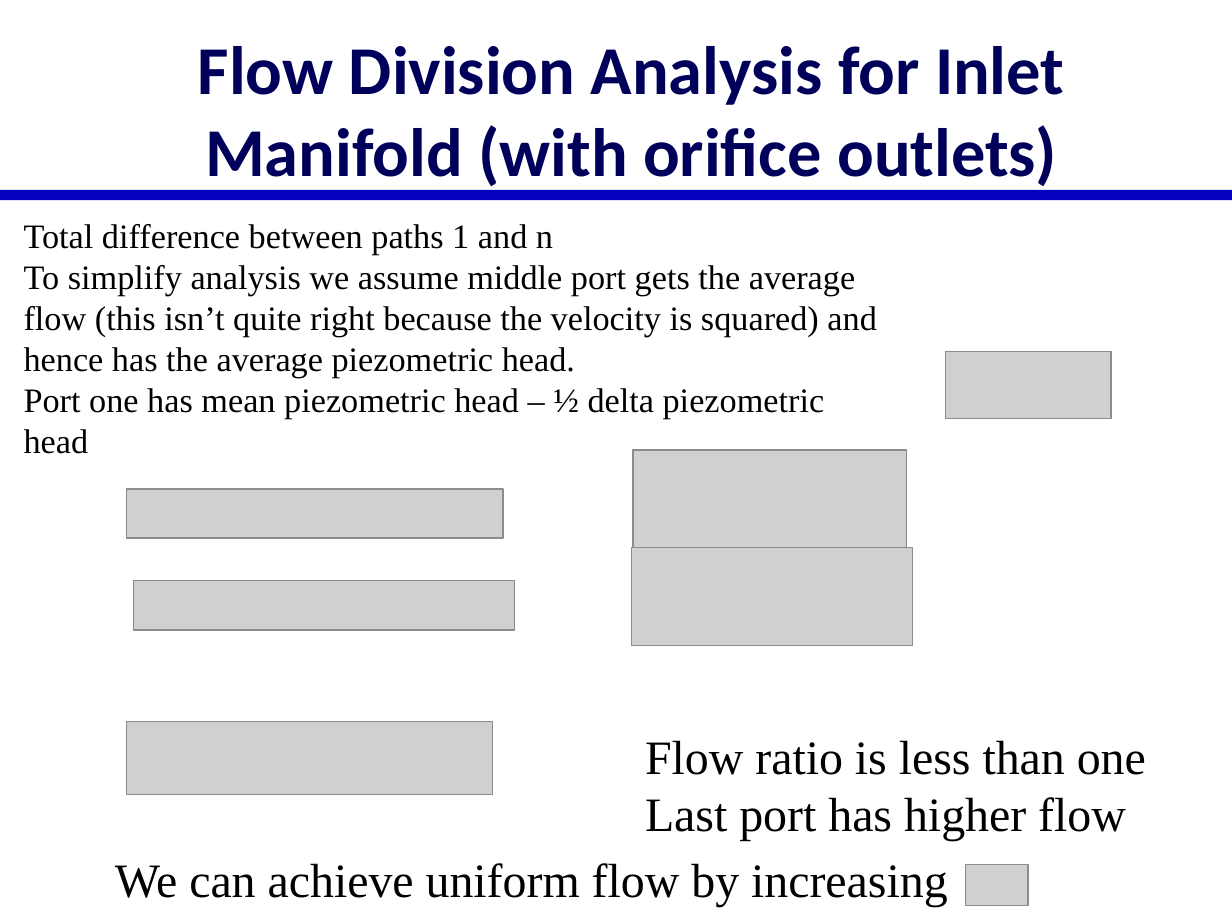
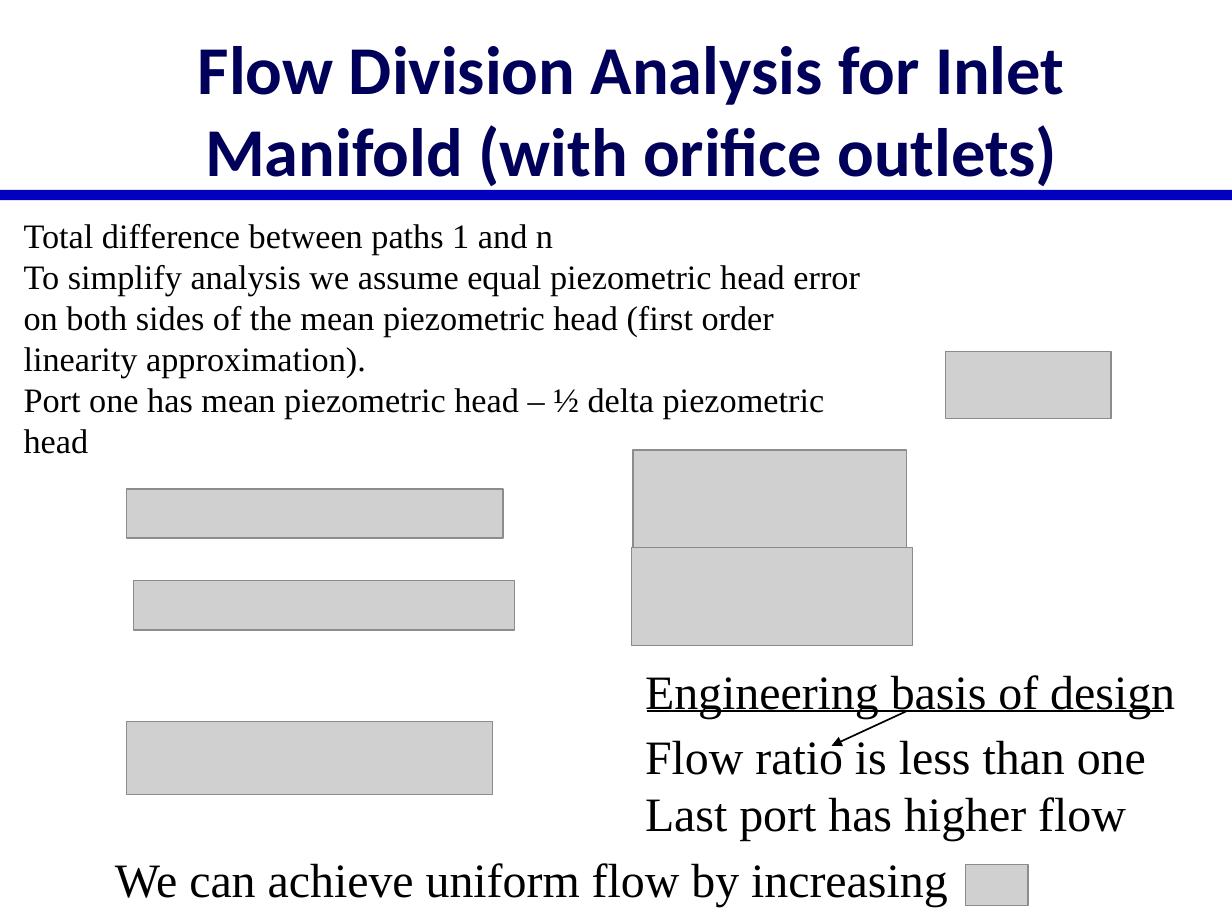
Before and after one commit to monroews/CEE4520Lectures, a slide deck: slide 13 of Manifolds.pptx (slide 12 before the commit). Drawn at 1232x924 pixels with LibreOffice and Linux fonts; fonts in the diff are those of the drawing; grey boxes stand for pictures. Boxes give left, top, right and bottom in pixels: in the first picture for what was removed or moved away, otherwise in the second. Text is boxed around its words. In the diff, an @@ line names an element or a change of style, - is before the commit and + after.

```diff
--- a/Manifolds.pptx
+++ b/Manifolds.pptx
@@ text at [24, 265, 860, 378]: text changed @@
-To simplify analysis we assume middle port gets the average flow (this isn’t quite right because the velocity is squared) and hence has the average piezometric head.
+To simplify analysis we assume equal piezometric head error on both sides of the mean piezometric head (first order linearity approximation).
@@ text added at [645, 675, 1175, 719], 28 pt, text #000000 @@
+Engineering basis of design
@@ line added from (647, 711) to (1164, 711), #000000 1 pt @@
@@ arrow added from (907, 711) to (832, 745), #000000 1 pt @@
```
Also in this commit, not shown: 3 other slides changed, 1 slide added.
